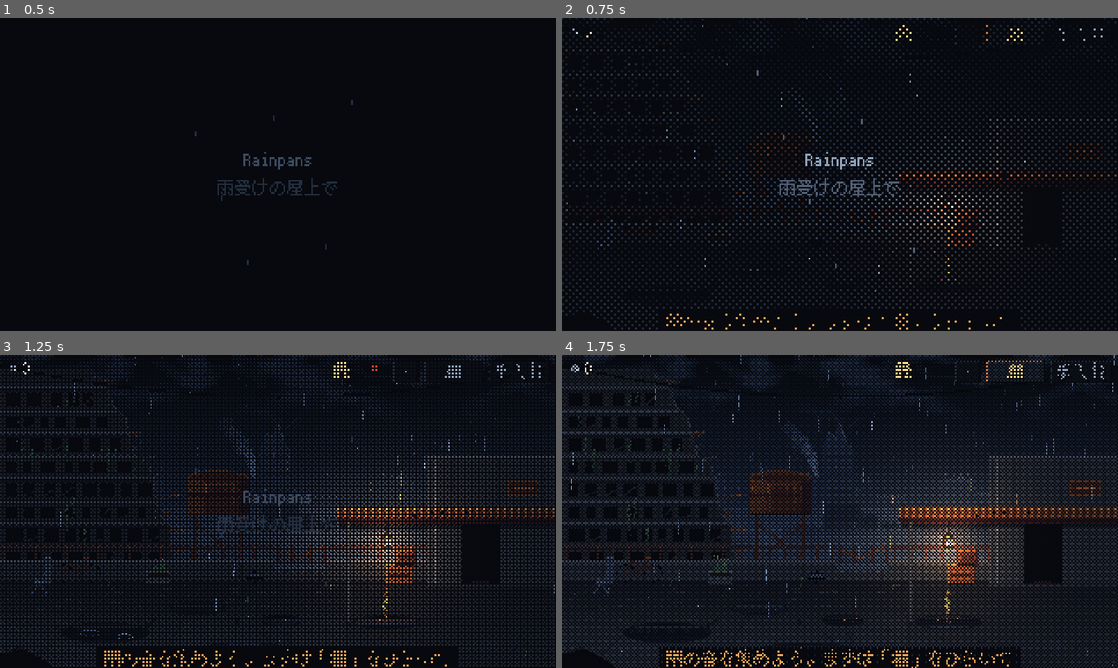
Above: before the commit, frames 1-4 (two rows, left to right).
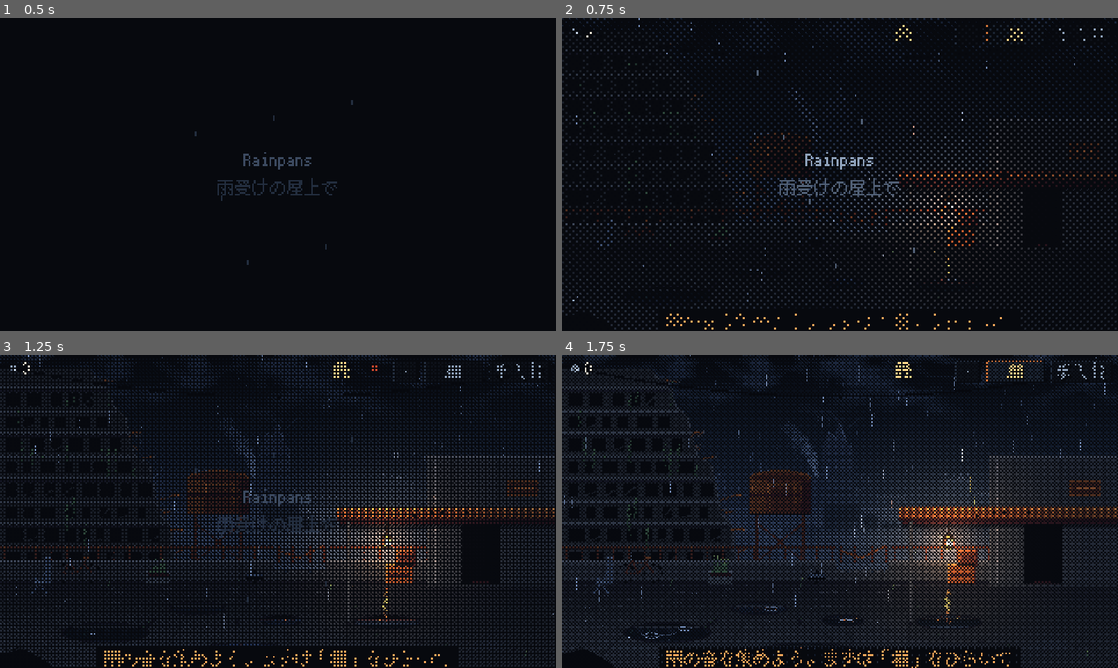
Above: after the commit, the same moments.

Repository: Tatsubooom/rainpans
Game: Godot game, scene res://src/main.tscn
Two runs of this game, one before a commit and one after it. Both use one fixed random seed, a clock stepped at 60 frames per second and the inputs below.
Inputs (mouse positions are in pixels of both pictures, inside the frame that each line leads up to):
- Up to frame 1 (0.5 s): no input
- Up to frame 2 (0.75 s): tap Enter at 0.5 s; move the mouse to (962, 158) at 0.52 s; hold D from 0.53 s (still down); tap R at 0.6 s; click (962, 158) at 0.67 s
- Up to frame 3 (1.25 s): keep holding D
- Up to frame 4 (1.75 s): release D at 1.25 s; drag from (728, 527) to (812, 574) at 1.27 s

Frame 1 is identical in both runs. In frame 2, less than 0.1% of the frame differs, in the area x 0-100%, y 0-91%; in frame 3, 0.2%; in frame 4, 0.4%, in the area x 0-100%, y 0-100%.

Commit message:
Pixel splash crowns where rain hits dry floor (dash, ring, two dots)
Co-Authored-By: Claude Opus 5.5 <noreply@anthropic.com>
Claude-Session: https://claude.ai/code/session_01M7oSE8hXtKqED1R5wCUNDn

Diff:
--- a/src/world/rain.gd
+++ b/src/world/rain.gd
@@ -162,7 +162,10 @@
 				if in_puddle:
 					ripples.add(p, is_drip)
 				else:
-					_splash(p, 1 if _rng.randf() < 0.6 else 2, 0.6)
+					if ripples != null and _rng.randf() < 0.7:
+						ripples.crown(p, _lit(p) > 0.0)
+					else:
+						_splash(p, 1, 0.5)
 				landed.emit(p, in_puddle)
 				dead = true
 		elif y1 >= _depth[i]:
--- a/src/world/ripples.gd
+++ b/src/world/ripples.gd
@@ -5,6 +5,10 @@
 var puddles: Array = []
 var lamp := Vector2(-999, -999)
 var _rings: Array = [] # [x, y, age, life, big]
+## Classic pixel splash crowns where drops hit dry floor (4 phases):
+## a 2px dash, a 4px ring, two flying dots, gone.
+var _crowns: Array = [] # [x, y, age, lit]
+const CROWN_LIFE := 0.2
 var _shimmer := 0.0
 
 
@@ -30,8 +34,20 @@
 	_rings.append([floorf(p.x), floorf(p.y), 0.0, 0.9 if big else 0.55, big])
 
 
+func crown(p: Vector2, lit: bool) -> void:
+	if _crowns.size() < 120:
+		_crowns.append([floorf(p.x), floorf(p.y), 0.0, lit])
+
+
 func _process(delta: float) -> void:
 	_shimmer += delta
+	var c := 0
+	while c < _crowns.size():
+		_crowns[c][2] += delta
+		if _crowns[c][2] >= CROWN_LIFE:
+			_crowns.remove_at(c)
+		else:
+			c += 1
 	var i := 0
 	while i < _rings.size():
 		_rings[i][2] += delta
@@ -43,6 +59,22 @@
 
 
 func _draw() -> void:
+	for cr in _crowns:
+		var phase := int(cr[2] / CROWN_LIFE * 4.0)
+		var x: float = cr[0]
+		var y: float = cr[1]
+		var col := Pal.LAMP2 if cr[3] else Pal.RAIN
+		var hi := Pal.LAMP1 if cr[3] else Pal.RAIN_HI
+		match phase:
+			0:
+				draw_rect(Rect2(x - 1, y, 2, 1), hi)
+			1:
+				draw_rect(Rect2(x - 2, y, 1, 1), col)
+				draw_rect(Rect2(x + 1, y, 1, 1), col)
+				draw_rect(Rect2(x - 1, y - 1, 2, 1), hi)
+			2:
+				draw_rect(Rect2(x - 3, y - 2, 1, 1), col)
+				draw_rect(Rect2(x + 2, y - 2, 1, 1), col)
 	for r in _rings:
 		var t: float = r[2] / r[3]
 		var rx: float = (4.0 + t * (18.0 if r[4] else 12.0))
